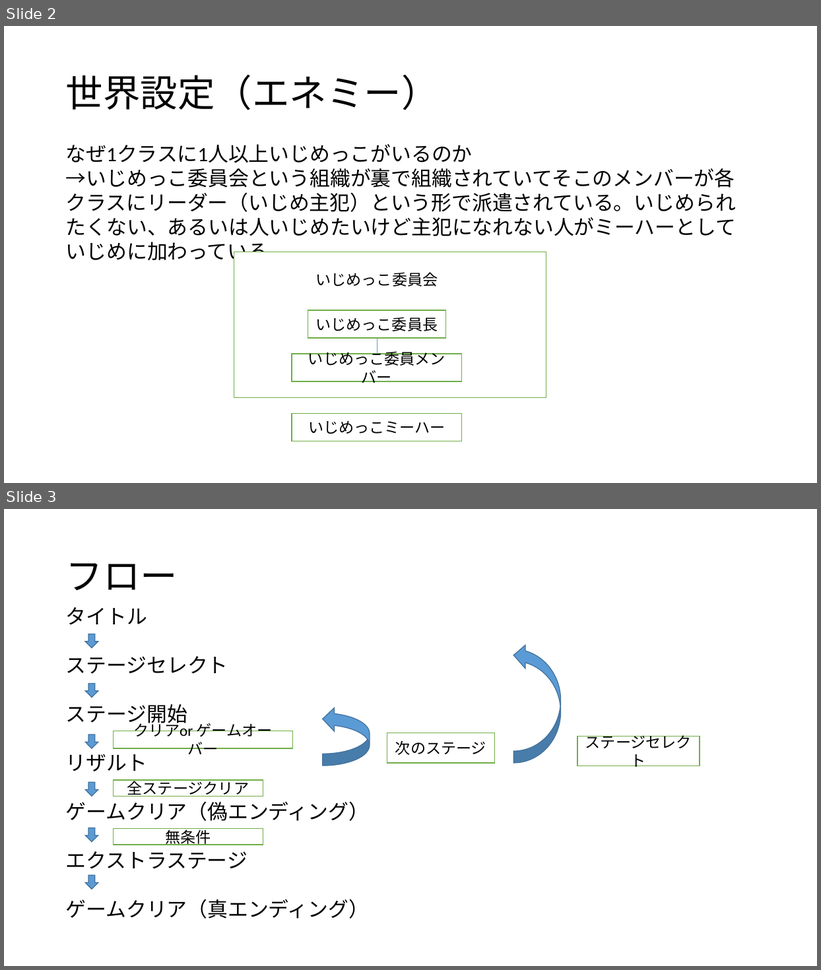
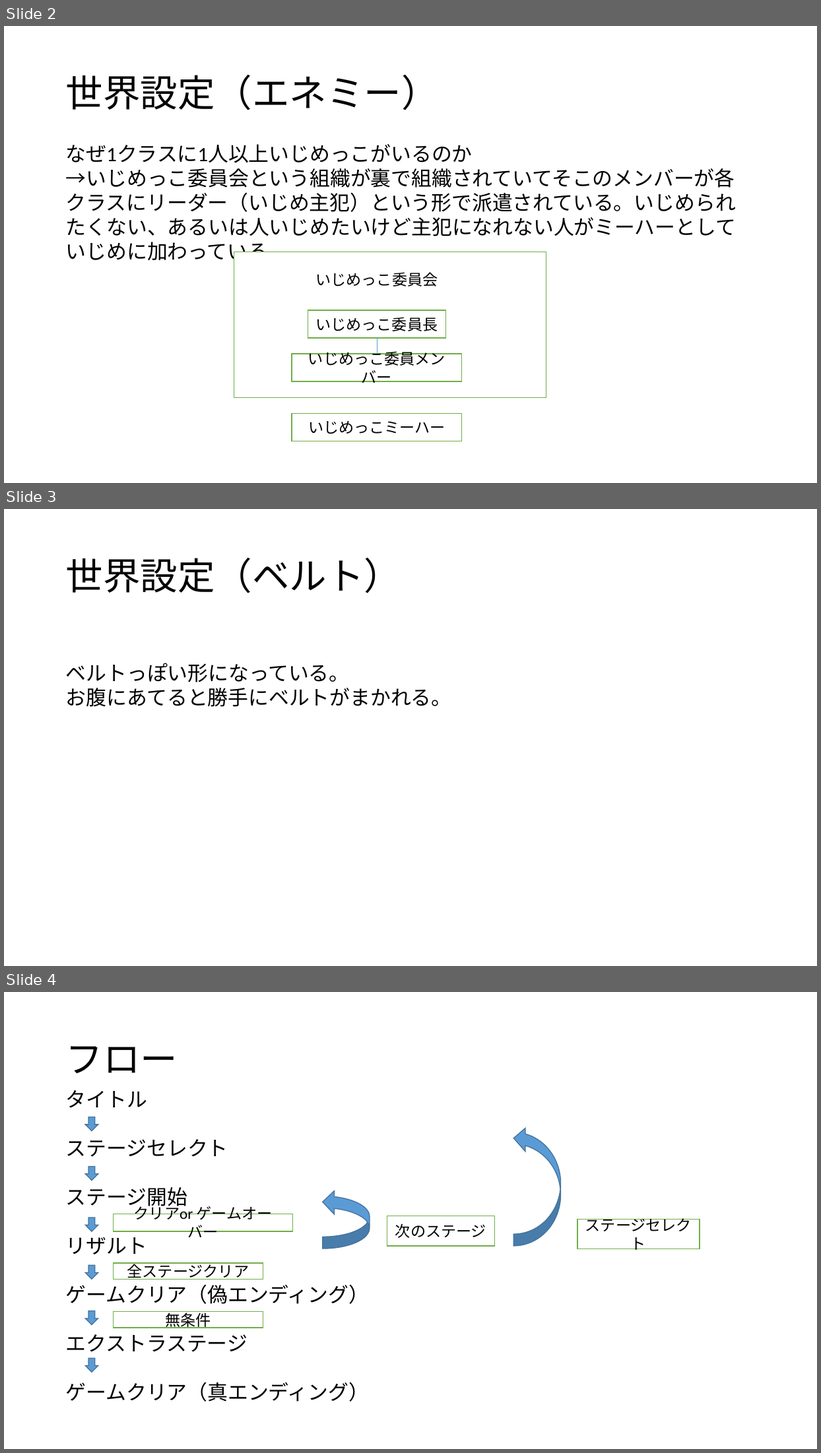
Before and after one commit to yuusei1113k/FatmanHerosTmp, a slide deck: システム詳細.pptx. Shown one above the other, each under a label of ours: slides 2 and 3 before the commit, slides 2, 3 and 4 after it. The pictures are 821x970 and 821x1453 pixels, drawn with LibreOffice and Linux fonts; fonts in the diff are those of the drawing. Boxes give left, top, right and bottom in pixels: in the first picture for what was removed or moved away, otherwise in the second. Text is boxed around its words. In the diff, an @@ line names an element or a change of style, - is before the commit and + after.

```diff
--- a/システム詳細.pptx
+++ b/システム詳細.pptx
@@ slide 3 added at (x1=4, y1=509, x2=817, y2=966), background #FFFFFF @@
@@ title added at (x1=66, y1=558, x2=401, y2=593), 44 pt, text #000000 @@
+世界設定（ベルト）
@@ text added at (x1=66, y1=663, x2=452, y2=707), 24 pt, text #000000 @@
+ベルトっぽい形になっている。
+お腹にあてると勝手にベルトがまかれる。
@@ what was slide 3 is now slide 4 @@
```
Also in this commit, not shown: 1 slide changed.
